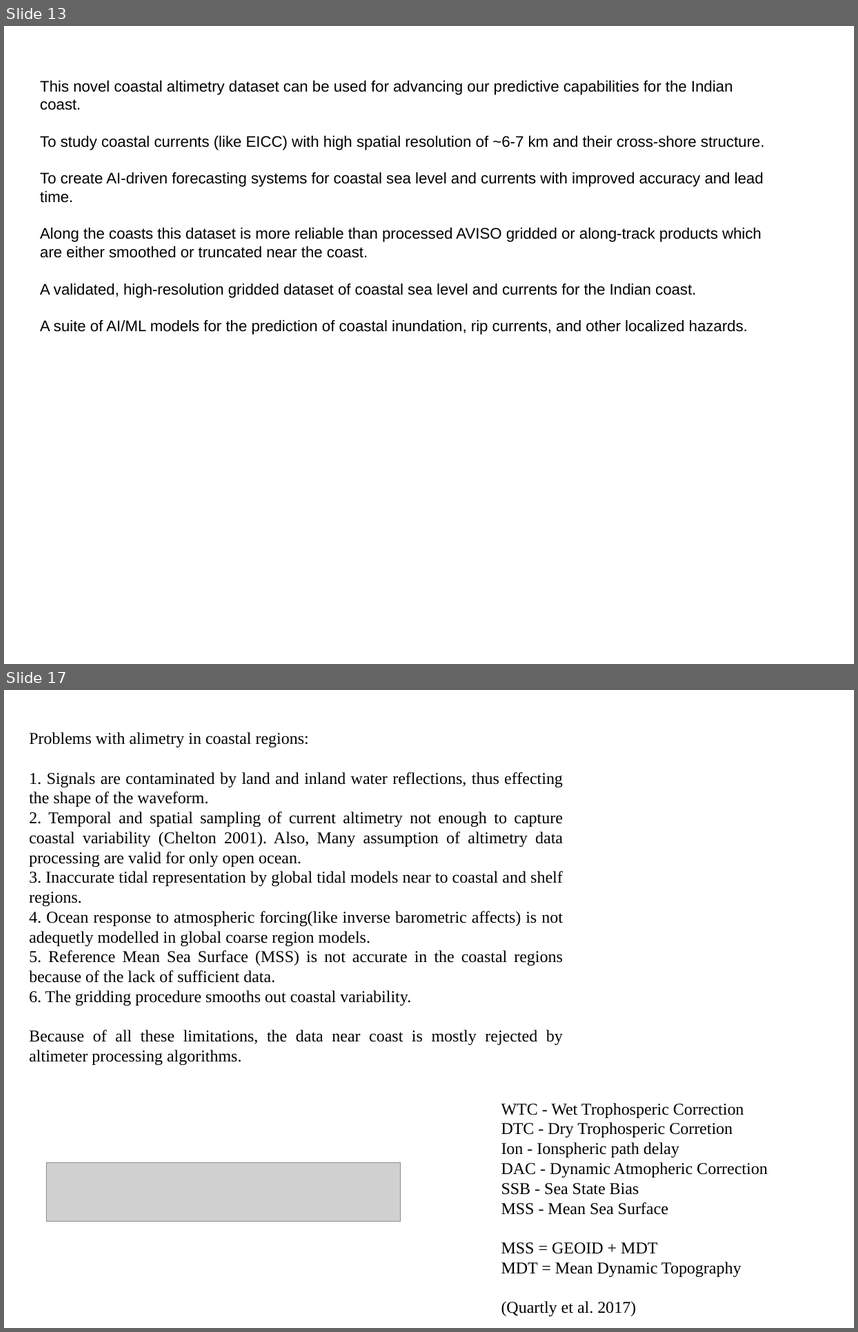
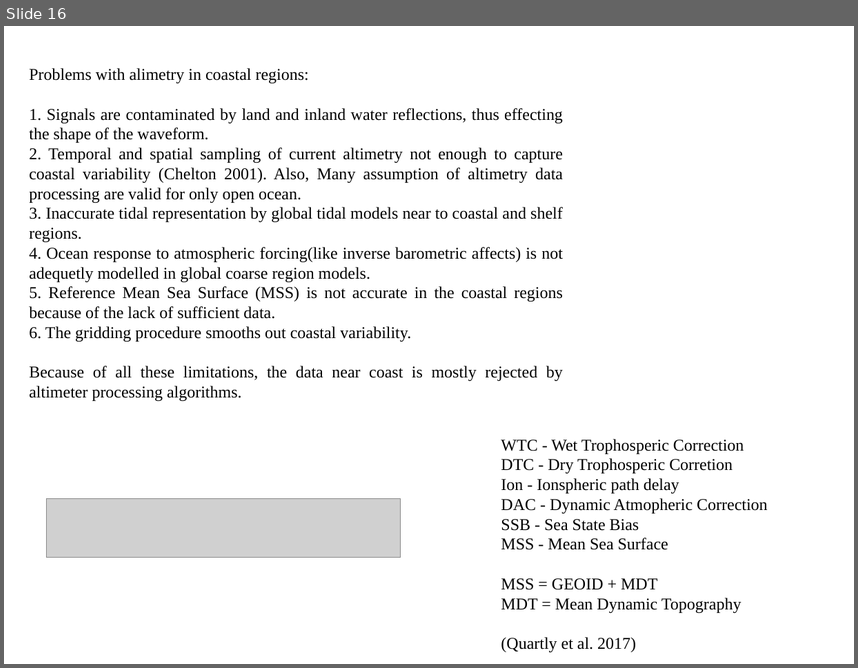
Before and after one commit to vasutweaks/xtrackm, a slide deck: ppt_figs/coastal_alt_ppt_edit.pptx. Shown one above the other, each under a label of ours: slides 13 and 17 before the commit, slide 16 after it; the slides between them are not shown. The pictures are 858x1332 and 858x668 pixels, drawn with LibreOffice and Linux fonts; fonts in the diff are those of the drawing; grey boxes stand for pictures. Boxes give left, top, right and bottom in pixels: in the first picture for what was removed or moved away, otherwise in the second. Text is boxed around its words. In the diff, an @@ line names an element or a change of style, - is before the commit and + after.

```diff
--- a/ppt_figs/coastal_alt_ppt_edit.pptx
+++ b/ppt_figs/coastal_alt_ppt_edit.pptx
@@ slide 13 removed at [4, 26, 854, 664], background #FFFFFF @@
@@ text removed at [40, 81, 765, 334] @@
-This novel coastal altimetry dataset can be used for advancing our predictive capabilities for the Indian coast.
-To study coastal currents (like EICC) with high spatial resolution of ~6-7 km and their cross-shore structure.
-To create AI-driven forecasting systems for coastal sea level and currents with improved accuracy and lead time.
-Along the coasts this dataset is more reliable than processed AVISO gridded or along-track products which are either smoothed or truncated near the coast.
-A validated, high-resolution gridded dataset of coastal sea level and currents for the Indian coast.
-A suite of AI/ML models for the prediction of coastal inundation, rip currents, and other localized hazards.
@@ what was slide 17 is now slide 16 @@
```
Also in this commit, not shown: 7 slides changed, 1 slide added, 1 other slide removed, 3 other files.
